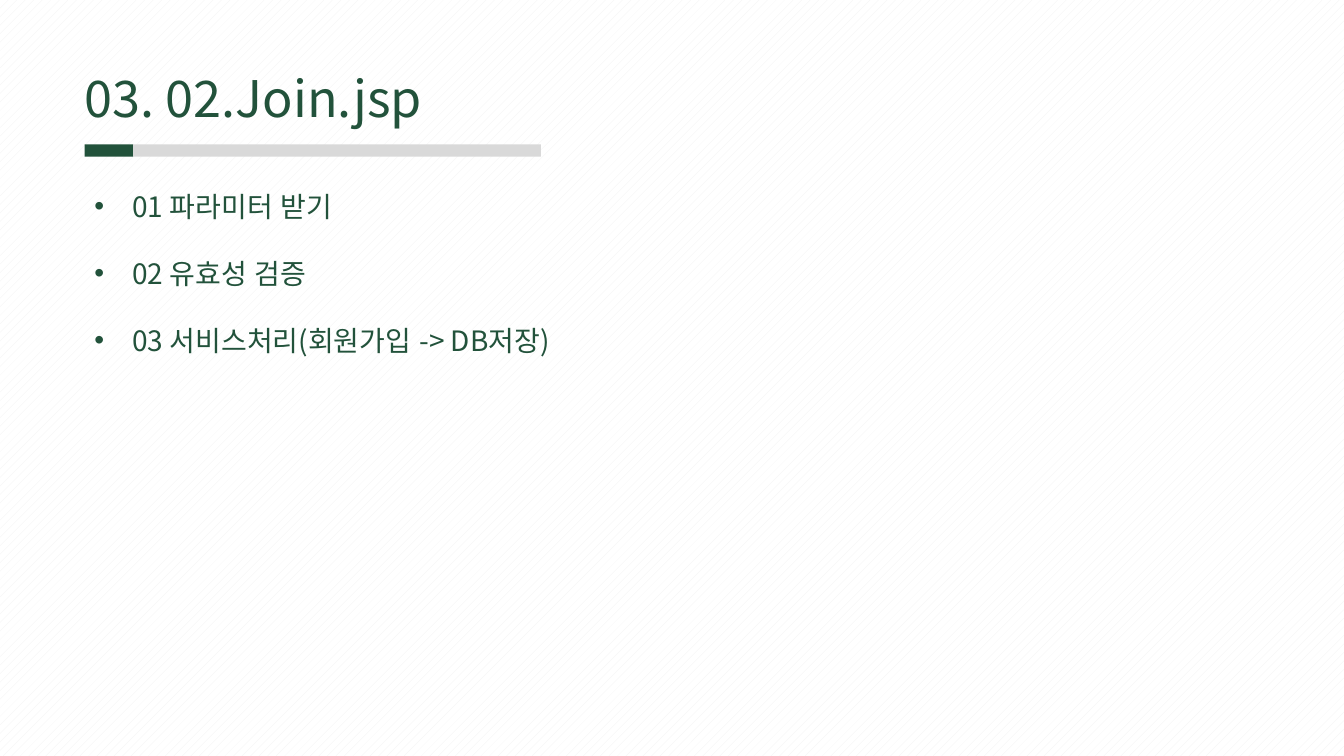
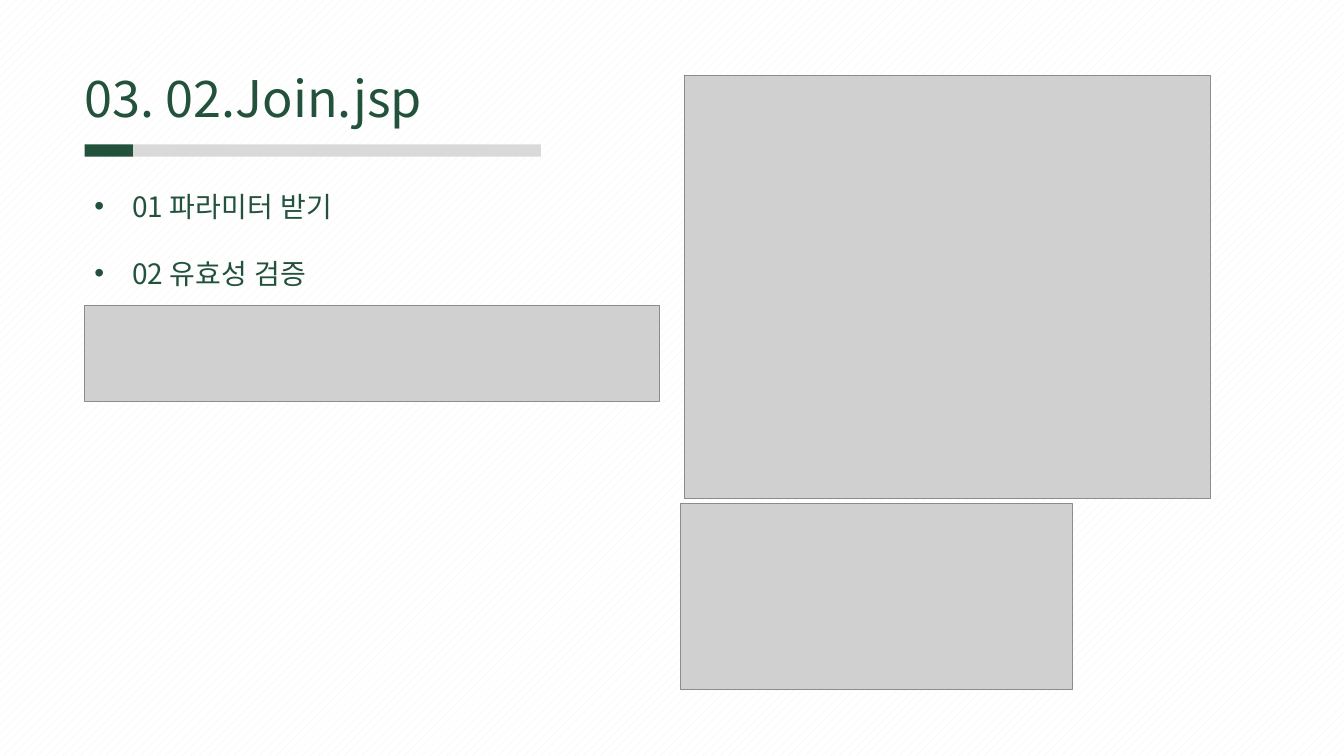
Before and after one commit to rombird/LEELEELIM, a slide deck: slide 13 of 서버프로그램 구현.pptx (slide 12 before the commit). Drawn at 1344x756 pixels with LibreOffice and Linux fonts; fonts in the diff are those of the drawing; grey boxes stand for pictures. Boxes give left, top, right and bottom in pixels: in the first picture for what was removed or moved away, otherwise in the second. Text is boxed around its words. In the diff, an @@ line names an element or a change of style, - is before the commit and + after.

```diff
--- a/서버프로그램 구현.pptx
+++ b/서버프로그램 구현.pptx
@@ picture added at [685, 76, 1211, 499] @@
@@ picture added at [85, 306, 659, 401] @@
@@ text at [132, 327, 550, 357]: paragraph removed @@
-• 03 서비스처리(회원가입 -> DB저장)
@@ picture added at [681, 503, 1072, 690] @@
```
Also in this commit, not shown: 12 other slides changed, 2 slides added.
